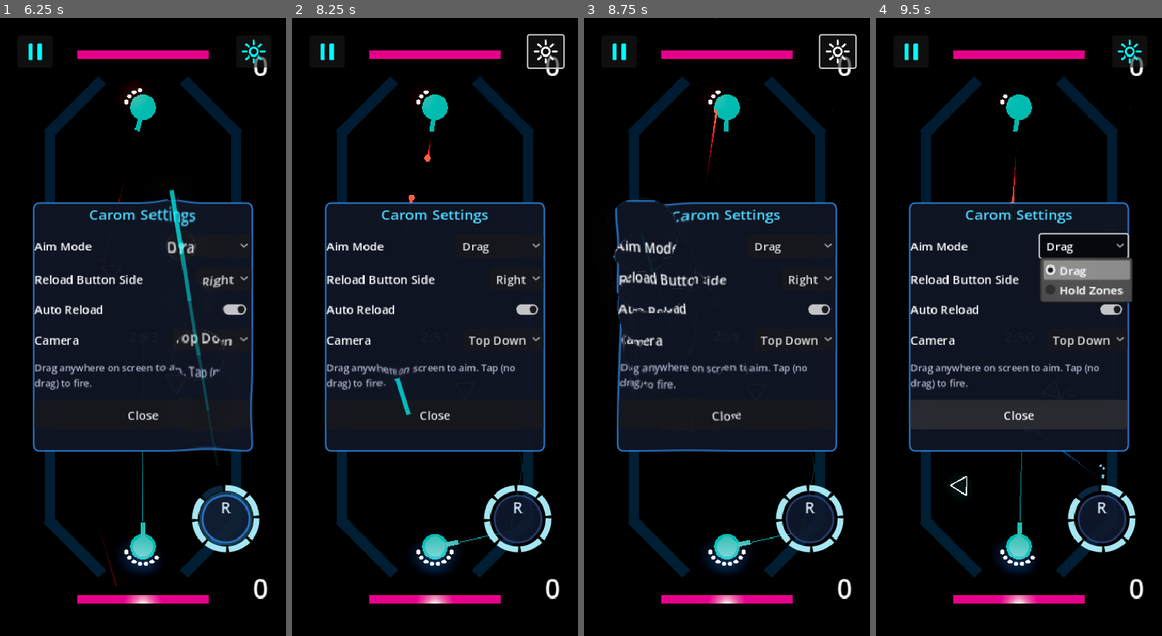
Above: before the commit, frames 1-4 (left to right).
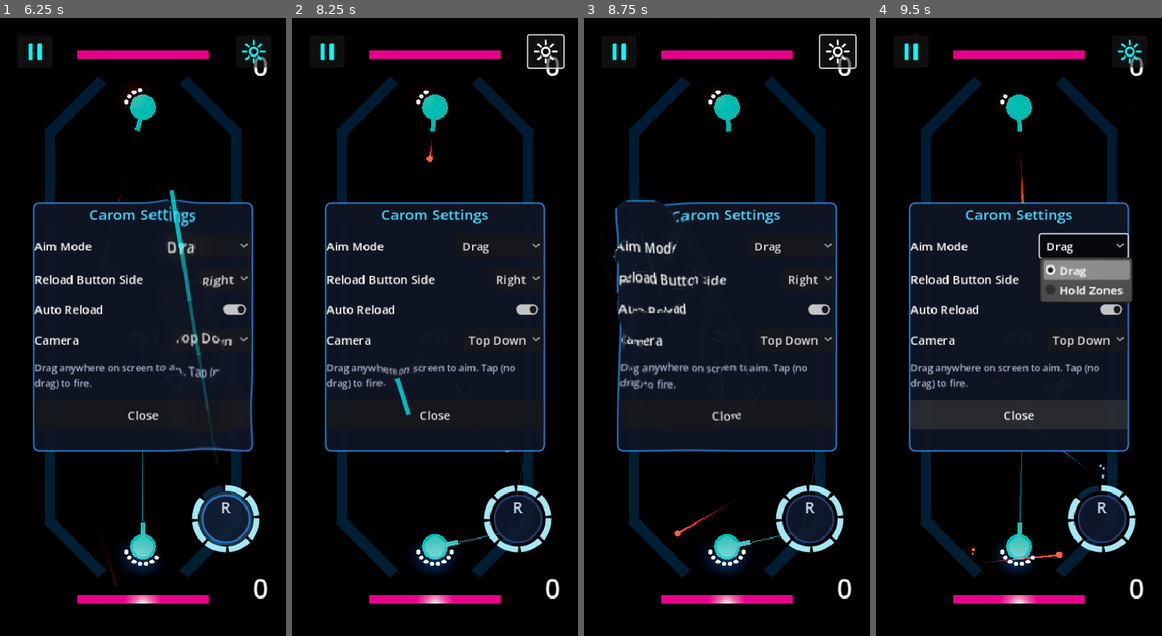
Above: after the commit, the same moments.

Repository: mchambers-mojang/sweet-vinegar-games
Game: Godot game, scene res://carom/scenes/carom_arena.tscn
The game is run twice, just before and just after one commit, with the same random seed, the same clock (stepped at 60 frames per second) and the same inputs. This scene is started directly instead of the project's main scene.
Inputs (mouse positions are in pixels of both pictures, inside the frame that each line leads up to):
- Up to frame 1 (6.25 s): click (34, 48) at 0.5 s; click "Resume" at 1.25 s; click (254, 48) at 2 s; click "Drag" at 2.75 s; click "Right" at 3.5 s; click (234, 308) at 4.27 s; click "Top Down" at 5 s; tap Enter (ui_accept) at 5.75 s; drag from (225, 518) to (171, 191) at 5.77 s
- Up to frame 2 (8.25 s): drag from (377, 357) to (420, 450) at 6.52 s; move the mouse to (463, 191) at 7.27 s; hold Right (ui_right) 7.28-8 s; tap Ctrl at 7.35 s; drag from (420, 450) to (349, 234) at 8.02 s
- Up to frame 3 (8.75 s): no input
- Up to frame 4 (9.5 s): move the mouse to (1104, 419) at 8.77 s; hold Left (ui_left) from 8.78 s (still down); tap C at 8.85 s; tap Enter (ui_accept) at 9.02 s

Frame 1 is identical in both runs. In frame 2, less than 0.1% of the frame differs, in the area x 40-77%, y 16-71%; in frame 3, 0.1%; in frame 4, 0.3%, in the area x 25-66%, y 16-89%.

Commit message:
fix(carom): clamp angular impulse per collision to prevent stacked-puck oscillation
Cap angular velocity change from any single collision to ~0.046 rad/tick.
Prevents wild spin oscillation when pucks overlap and get repeated
impulses across substeps.

Co-authored-by: Copilot <223556219+Copilot@users.noreply.github.com>

Diff:
--- a/carom/scripts/sim/sim_world.gd
+++ b/carom/scripts/sim/sim_world.gd
@@ -402,8 +402,9 @@
 	poly.velocity   = FP.FPVec2.sub(poly.velocity,   FP.FPVec2.scale(impulse, inv_poly))
 	circle.velocity = FP.FPVec2.add(circle.velocity, FP.FPVec2.scale(impulse, inv_circle))
 
-	# Angular impulse on the polygon (torque from off-center hit)
+	# Angular impulse on the polygon (torque from off-center hit, clamped)
 	# r = contact_point - poly.center; torque = r × F (2D cross product = rx*Fy - ry*Fx)
+	const MAX_ANGULAR_IMPULSE: int = 3000
 	var contact_x: int = (poly.position.x + circle.position.x) >> 1
 	var contact_y: int = (poly.position.y + circle.position.y) >> 1
 	var rx: int = contact_x - poly.position.x
@@ -413,7 +414,8 @@
 	# Approximate moment of inertia as mass * radius² / 2 (use radius = poly half-size)
 	var inertia: int = FP.mul(poly.mass, FP.mul(poly.radius, poly.radius)) >> 1
 	if inertia > 0:
-		poly.angular_velocity += FP.div(torque, inertia)
+		var delta_av: int = clampi(FP.div(torque, inertia), -MAX_ANGULAR_IMPULSE, MAX_ANGULAR_IMPULSE)
+		poly.angular_velocity += delta_av
 
 	# Record collision event for render adapters (e.g. projectile impact VFX)
 	collision_events.append({body_id = circle.id, other_id = poly.id, pos_x = contact_x, pos_y = contact_y})
@@ -495,7 +497,8 @@
 	a.velocity = FP.FPVec2.add(a.velocity, FP.FPVec2.scale(impulse, inv_a))
 	b.velocity = FP.FPVec2.sub(b.velocity, FP.FPVec2.scale(impulse, inv_b))
 
-	# Angular impulse on both polygons
+	# Angular impulse on both polygons (clamped to prevent oscillation when stacked)
+	const MAX_ANGULAR_IMPULSE: int = 3000  # ~0.046 rad/tick max per collision
 	var contact_x: int = (a.position.x + b.position.x) >> 1
 	var contact_y: int = (a.position.y + b.position.y) >> 1
 	for body in [a, b]:
@@ -506,7 +509,8 @@
 		var torque: int = FP.mul(rx, imp.y) - FP.mul(ry, imp.x)
 		var inertia: int = FP.mul(body.mass, FP.mul(body.radius, body.radius)) >> 1
 		if inertia > 0:
-			body.angular_velocity += FP.div(torque, inertia)
+			var delta_av: int = clampi(FP.div(torque, inertia), -MAX_ANGULAR_IMPULSE, MAX_ANGULAR_IMPULSE)
+			body.angular_velocity += delta_av
 
 	collision_events.append({body_id = a.id, other_id = b.id, pos_x = contact_x, pos_y = contact_y})
 	collision_events.append({body_id = b.id, other_id = a.id, pos_x = contact_x, pos_y = contact_y})
